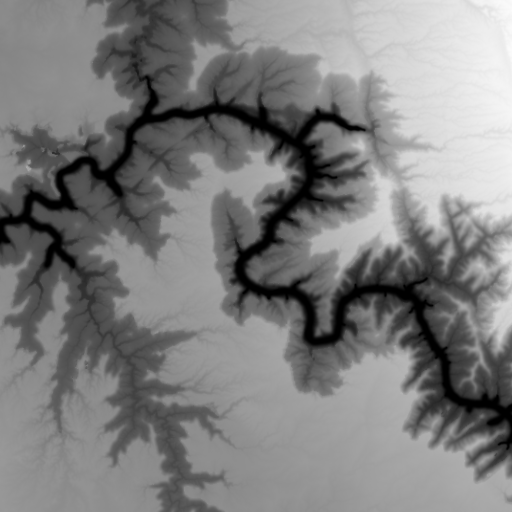
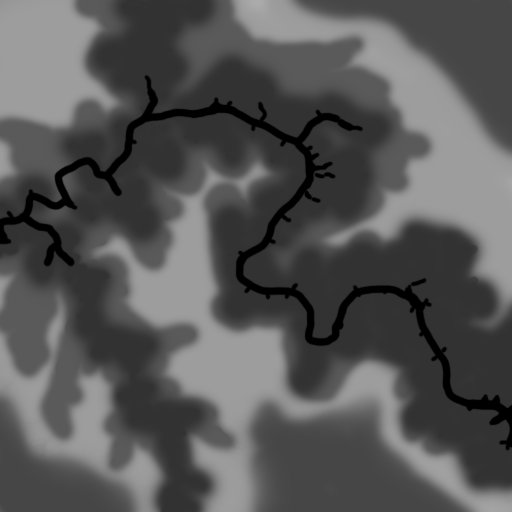
The second 512 x 512 image is a revision of the first. Changes to its layers:
added layer "Black" above "Dark Gray" over (0, 74, 512, 452)
added layer "Dark Gray" above "Dark - Lighter Grays" over (0, 0, 512, 512)
added layer "Dark - Lighter Grays" above "Lighter Gray" over (0, 0, 512, 512)
added layer "Lighter Gray" above "Lighter - Light Grays" over (0, 0, 512, 482)
added layer "Lighter - Light Grays" above "Light Gray" over (0, 0, 487, 512)
added layer "Light Gray" above "Background" over (0, 0, 512, 512)
added layer "Background" over (0, 0, 512, 512)
